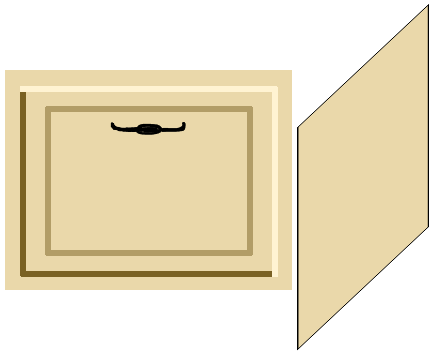
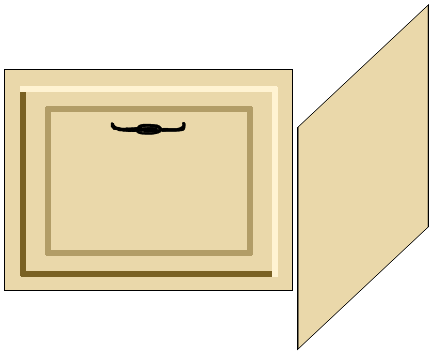
Layer changes from the first 440 x 357 image to the second:
added layer "Paint Layer 1" above "Paint Layer 1(pasted)" over [left=4, top=69, right=293, bottom=291]
painted on "Paint Layer 1(pasted)" over [left=4, top=69, right=293, bottom=291]
